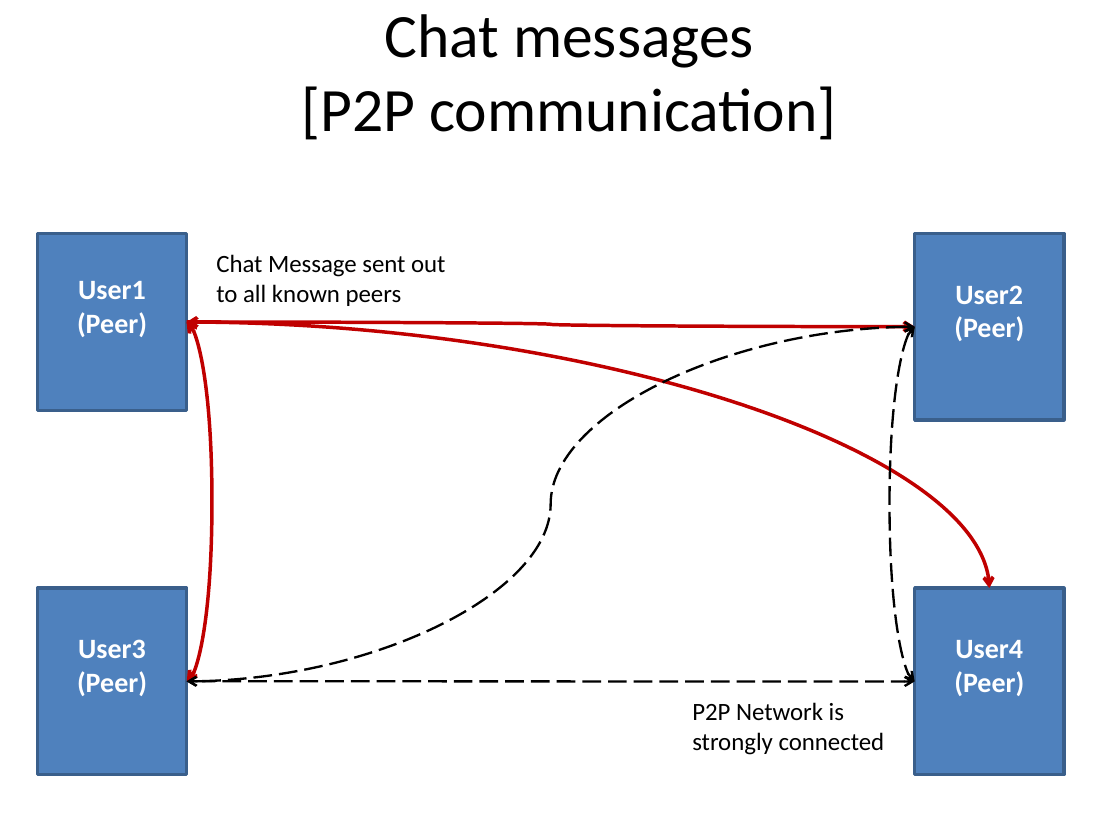
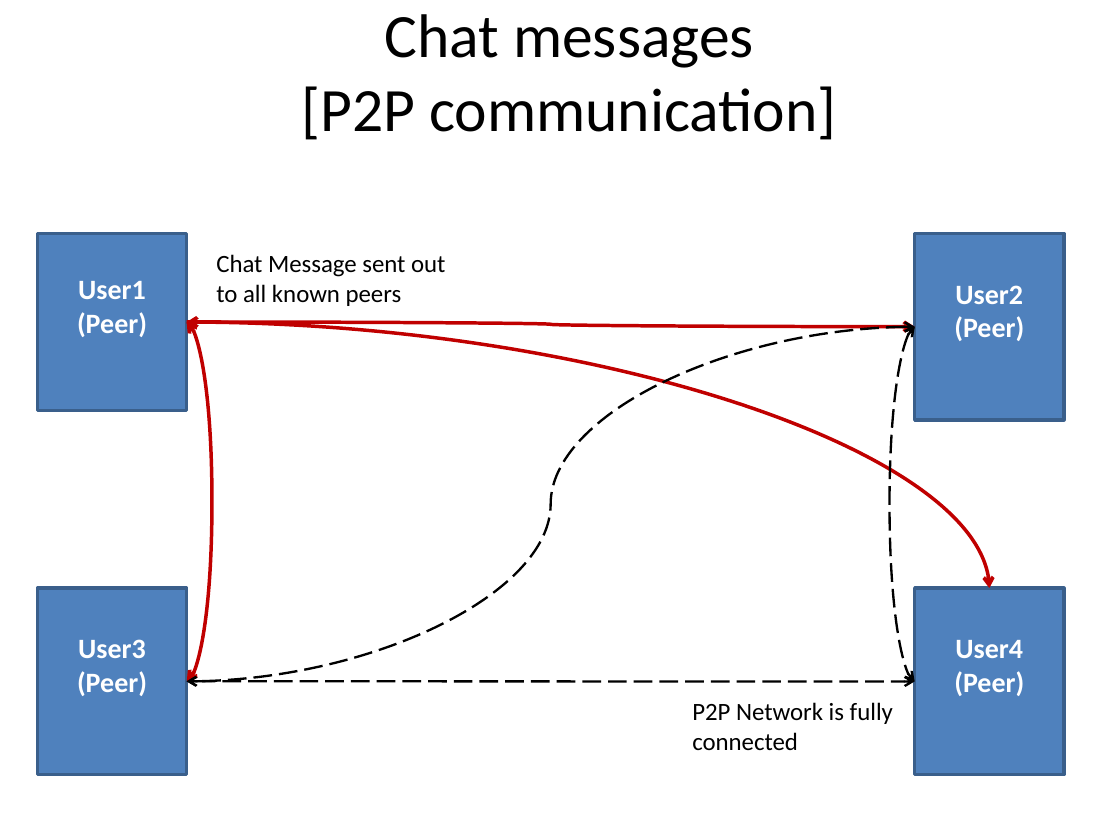
Before and after one commit to satpreetsingh/182mainproject, a slide deck: slide 5 of Documentation/Final Documentation/Team1_May_06_2009_Final_Presentation_Sat.pptx. Drawn at 1120x840 pixels with LibreOffice and Linux fonts; fonts in the diff are those of the drawing. Boxes give left, top, right and bottom in pixels: in the first picture for what was removed or moved away, otherwise in the second. Text is boxed around its words. In the diff, an @@ line names an element or a change of style, - is before the commit and + after.

```diff
--- a/Documentation/Final Documentation/Team1_May_06_2009_Final_Presentation_Sat.pptx
+++ b/Documentation/Final Documentation/Team1_May_06_2009_Final_Presentation_Sat.pptx
@@ text at (x1=692, y1=702, x2=893, y2=750): text changed @@
-P2P Network is strongly connected
+P2P Network is fully connected
```
Also in this commit, not shown: 2 other slides changed, 1 other file.
